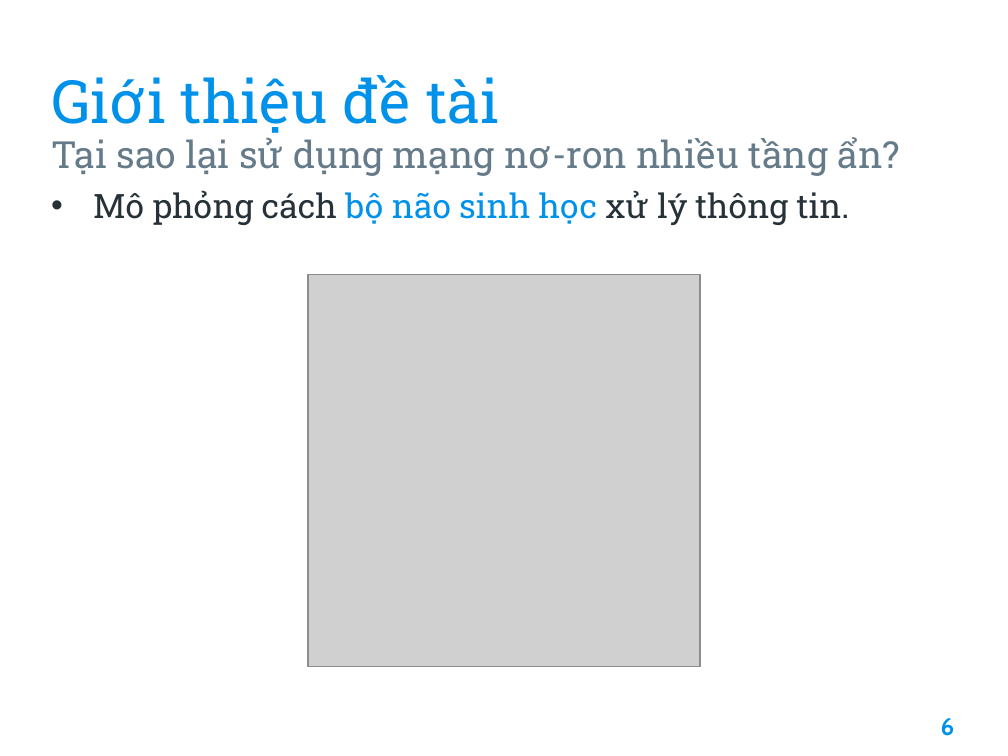
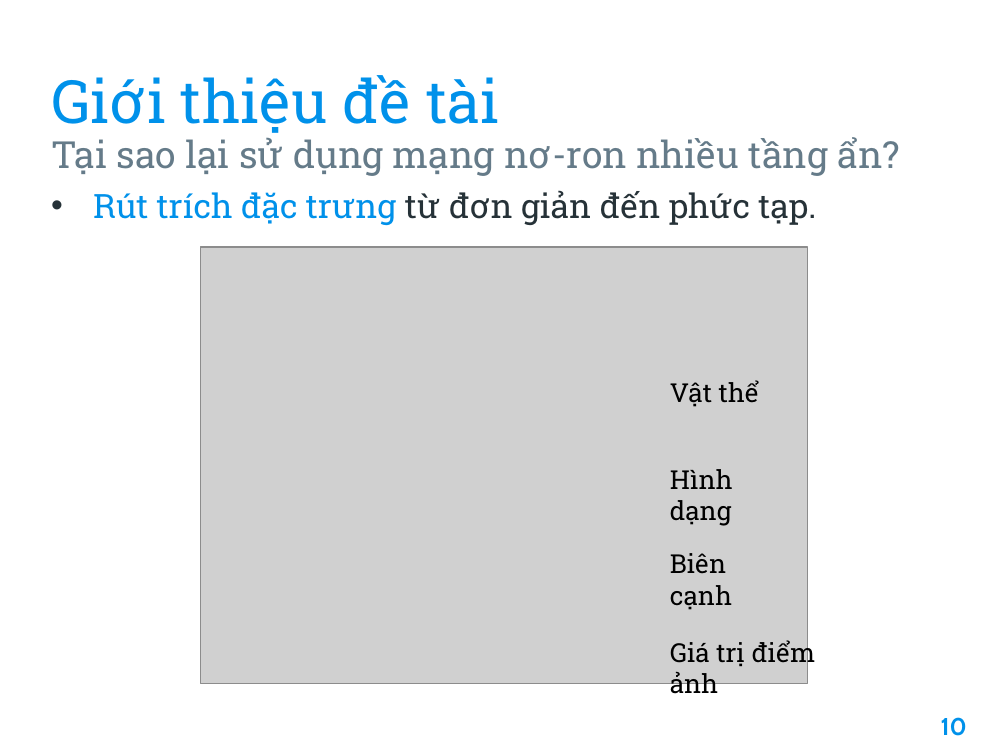
Before and after one commit to hoangminhquan-lhsdt/optimizers, a slide deck: slide 10 of report.pptx (slide 6 before the commit). Drawn at 1008x756 pixels with LibreOffice and Linux fonts; fonts in the diff are those of the drawing; grey boxes stand for pictures. Boxes give left, top, right and bottom in pixels: in the first picture for what was removed or moved away, otherwise in the second. Text is boxed around its words. In the diff, an @@ line names an element or a change of style, - is before the commit and + after.

```diff
--- a/report.pptx
+++ b/report.pptx
@@ text at (93, 190, 816, 225): text changed @@
-• Mô phỏng cách bộ não sinh học xử lý thông tin.
+• Rút trích đặc trưng từ đơn giản đến phức tạp.
@@ picture: place and size @@
-picture at (308, 274, 700, 667)
+picture at (200, 247, 808, 684)
@@ group added at (670, 380, 816, 699): 4 texts @@
+Giá trị điểm ảnh
+Biên cạnh
+Hình dạng
+Vật thể
@@ page number at (941, 717, 967, 736): text changed @@
-6
+10
```
Also in this commit, not shown: 8 other slides changed, 5 slides added, 2 slides removed.
